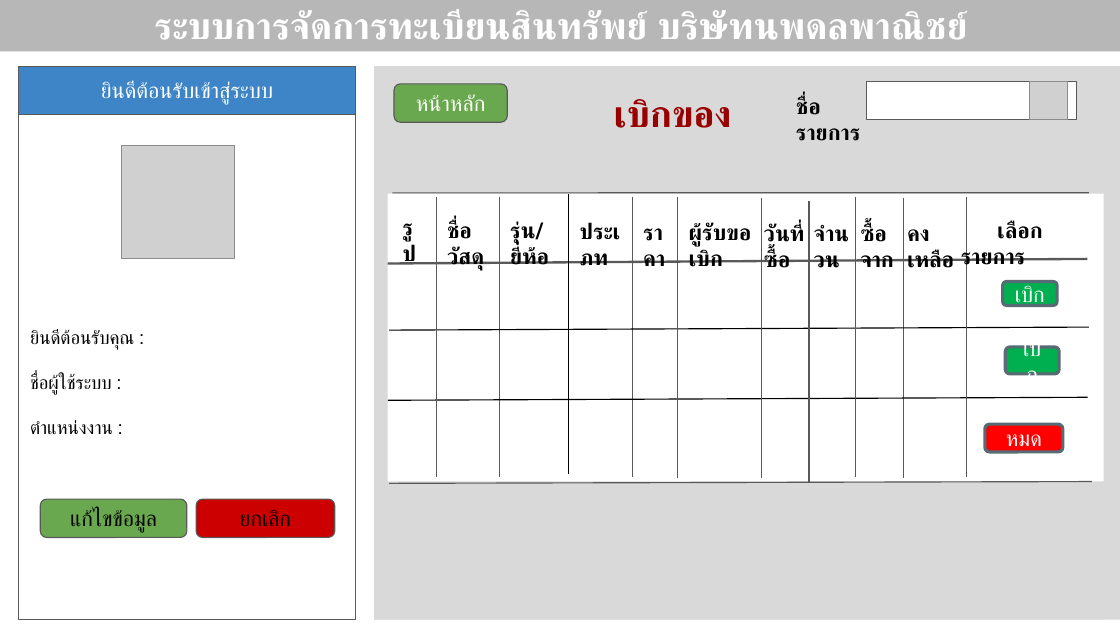
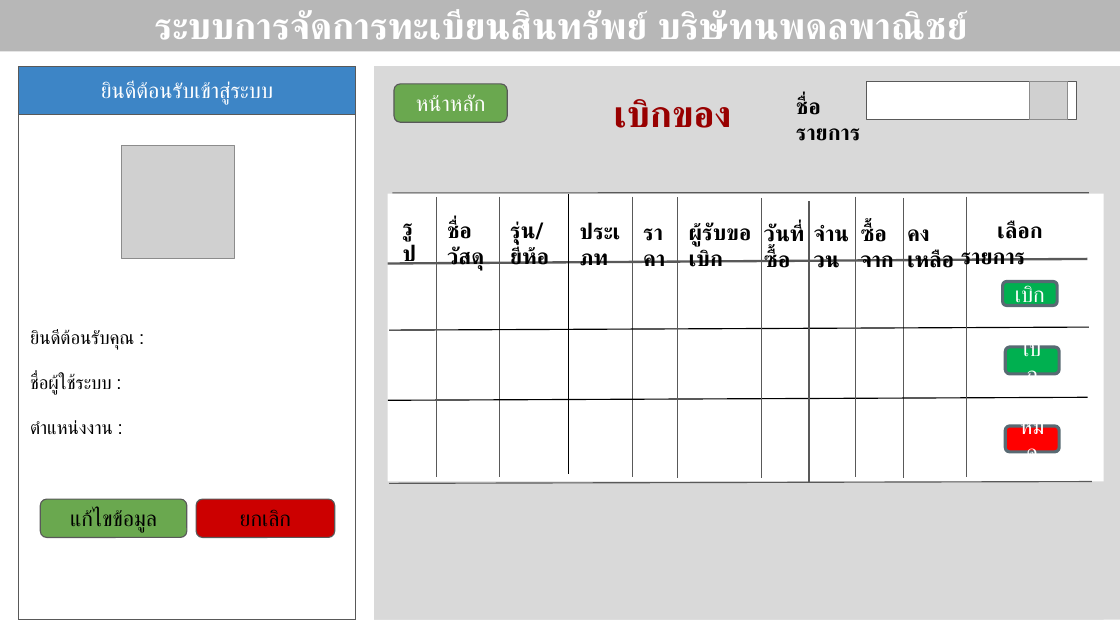
Before and after one commit to itnopadol/Program_asset_register, a slide deck: slide 16 of ออกแบบโปรเจคทะเบียนสินทรัพย์.pptx. Drawn at 1120x630 pixels with LibreOffice and Linux fonts; fonts in the diff are those of the drawing; grey boxes stand for pictures. Boxes give left, top, right and bottom in pixels: in the first picture for what was removed or moved away, otherwise in the second. Text is boxed around its words. In the diff, an @@ line names an element or a change of style, - is before the commit and + after.

```diff
--- a/ออกแบบโปรเจคทะเบียนสินทรัพย์.pptx
+++ b/ออกแบบโปรเจคทะเบียนสินทรัพย์.pptx
@@ rounded rectangle "หมด": place and size @@
-rounded rectangle "หมด" at (984, 424, 1063, 452)
+rounded rectangle "หมด" at (1006, 426, 1060, 451)
```
Also in this commit, not shown: 3 other slides changed.
